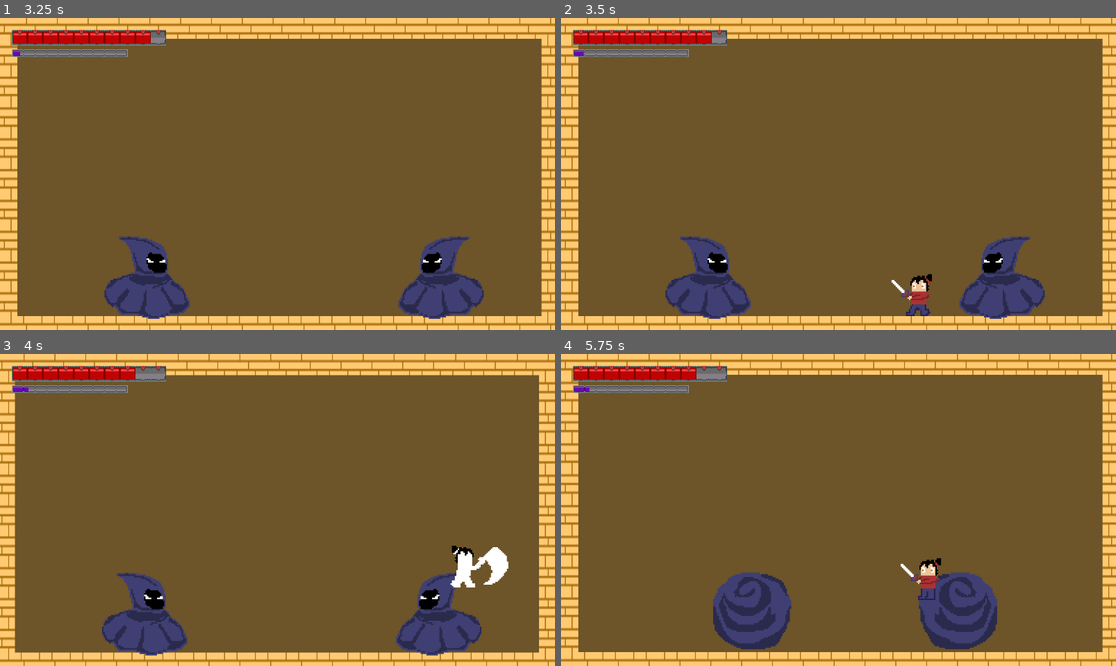
Above: before the commit, frames 1-4 (two rows, left to right).
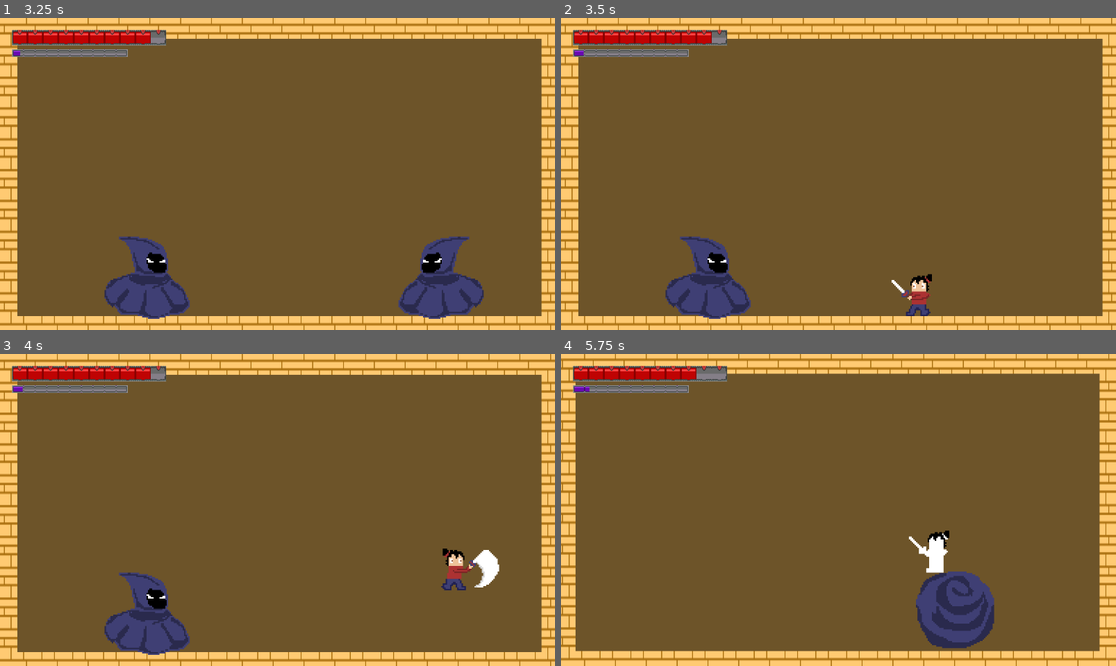
Above: after the commit, the same moments.

Repository: J-Abitria/crimson-jam-26
Game: Godot game, scene res://title_screen.tscn
Two runs of this game, one before a commit and one after it. Both use one fixed random seed, a clock stepped at 60 frames per second and the inputs below.
Inputs (mouse positions are in pixels of both pictures, inside the frame that each line leads up to):
- Up to frame 1 (3.25 s): click (277, 133) at 0.5 s; hold Right (move_right) 1.28-2.78 s; tap X (attack) at 1.35, 2.3, 3.05 s; tap Z (jump) at 1.52, 2.27 s; tap C (activate) at 2.1 s; hold Left (move_left) from 2.78 s (still down); tap Down (aim_down) at 2.85 s
- Up to frame 2 (3.5 s): keep holding Left (move_left)
- Up to frame 3 (4 s): release Left (move_left) at 3.53 s; hold Right (move_right) from 3.53 s (still down); tap Up (aim_up) at 3.6 s; tap Z (jump) at 3.77 s; tap X (attack) at 3.8 s
- Up to frame 4 (5.75 s): tap X (attack) at 4.35, 5.1 s; tap Z (jump) at 4.52, 5.27 s; release Right (move_right) at 5.03 s; hold Left (move_left) from 5.03 s (still down)

Frame 1 is identical in both runs. In frame 2, 2.5% of the frame differs, in the area x 71-88%, y 69-97%; in frame 3, 8.9%; in frame 4, 12%, in the area x 0-100%, y 0-100%.

Commit message:
Added hurt and death effects.

Diff:
--- /dev/null
+++ b/unleash-beast/Assets/Scripts/global_audio.gd
@@ -0,0 +1,23 @@
+extends AudioStreamPlayer
+
+@onready var player = $"../Player"
+@onready var twin_1 = $"../Twin-1"
+@onready var twin_2 = $"../Twin-2"
+@onready var player_death = AudioStreamWAV.load_from_file("res://Assets/Sounds/Player/Player-Death.wav")
+@onready var enemy_death = AudioStreamWAV.load_from_file("res://Assets/Sounds/Twin/Twin-Death.wav")
+
+# Called when the node enters the scene tree for the first time.
+func _ready() -> void:
+	player.died.connect(_on_player_death)
+	twin_1.enemy_died.connect(_on_enemy_death)
+	twin_2.enemy_died.connect(_on_enemy_death)
+
+func _on_player_death():
+	volume_db = -5
+	stream = player_death
+	play()
+	volume_db = 0
+
+func _on_enemy_death():
+	stream = enemy_death
+	play()
--- a/unleash-beast/Assets/Scripts/player.gd
+++ b/unleash-beast/Assets/Scripts/player.gd
@@ -22,6 +22,8 @@
 
 @onready var animation_player = $AnimationPlayer
 @onready var animation_sprite = $AnimatedSprite2D
+@onready var hurt_audio = $HurtAudioPlayer
+@onready var sword_audio = $SwordAudioPlayer
 @onready var camera = $"../Camera2D"
 @onready var collision_shape = $Hurtbox/CollisionShape2D
 @onready var hitbox_pivot = $HitboxPivot
@@ -173,6 +175,8 @@
 	elif attack_direction == AttackDirection.DOWN and not is_on_floor():
 		play_mode_animation("down-attack")
 
+	sword_audio.play()
+
 func take_damage(enemy_position):
 	collision_shape.disabled = true
 	health -= 1
@@ -202,6 +206,8 @@
 		died.emit()
 		await get_tree().create_timer(1).timeout
 		get_tree().change_scene_to_file("res://death_screen.tscn")
+	else:
+		hurt_audio.play()
 
 func play_mode_animation(animation):
 	if not rage_timer.is_stopped():
--- a/unleash-beast/Assets/Scripts/twin.gd
+++ b/unleash-beast/Assets/Scripts/twin.gd
@@ -124,7 +124,6 @@
 
 func enemy_take_damage(amount):
 	flash_white()
-	audio_player.play()
 	health -= amount
 	check_enemy_death()
 
@@ -132,3 +131,5 @@
 	if health <= 0:
 		enemy_died.emit()
 		queue_free()
+	else:
+		audio_player.play()
--- a/unleash-beast/battleground.tscn
+++ b/unleash-beast/battleground.tscn
@@ -9,6 +9,7 @@
 [ext_resource type="PackedScene" uid="uid://ckr7tiefkmgeh" path="res://meters.tscn" id="7_q0b7o"]
 [ext_resource type="Script" uid="uid://ckcmoddi46y8c" path="res://Assets/Scripts/fade_out_player.gd" id="7_w7n3p"]
 [ext_resource type="Script" uid="uid://bo8nntck2fwst" path="res://Assets/Scripts/enemy_manager.gd" id="9_tqegg"]
+[ext_resource type="Script" uid="uid://uueijnbqbhk5" path="res://Assets/Scripts/global_audio.gd" id="10_e84sg"]
 
 [sub_resource type="TileSetScenesCollectionSource" id="TileSetScenesCollectionSource_t5hr7"]
 resource_name = "Background"
@@ -82,6 +83,7 @@
 [node name="Twin-2" parent="." unique_id=290380116 instance=ExtResource("4_t5hr7")]
 position = Vector2(921, 521)
 script = ExtResource("4_pmmbh")
+health = 10
 
 [node name="Player" parent="." unique_id=889811035 instance=ExtResource("3_ildd2")]
 position = Vector2(614, 535)
@@ -108,3 +110,6 @@
 
 [node name="EnemyManager" type="Node2D" parent="." unique_id=1216426428]
 script = ExtResource("9_tqegg")
+
+[node name="GlobalAudio" type="AudioStreamPlayer" parent="." unique_id=209965308]
+script = ExtResource("10_e84sg")
--- a/unleash-beast/player.tscn
+++ b/unleash-beast/player.tscn
@@ -47,6 +47,14 @@
 [ext_resource type="Texture2D" uid="uid://dthwf0t8a8q07" path="res://Assets/Animations/Oni-Walk/Oni-Walk2.png" id="31_xry5e"]
 [ext_resource type="Texture2D" uid="uid://owsmtilor0lu" path="res://Assets/Animations/Oni-Walk/Oni-Walk3.png" id="32_h6w8y"]
 [ext_resource type="Texture2D" uid="uid://dsc417jf1f6g0" path="res://Assets/Animations/Oni-Walk/Oni-Walk4.png" id="33_yem3p"]
+[ext_resource type="AudioStream" uid="uid://b5sdengqel2fj" path="res://Assets/Sounds/Player/SwordSwing.wav" id="48_oybyf"]
+[ext_resource type="AudioStream" uid="uid://ci72ibs77vvlo" path="res://Assets/Sounds/Player/SwordSwing1.wav" id="49_ajfva"]
+[ext_resource type="AudioStream" uid="uid://ds47gsdtptyio" path="res://Assets/Sounds/Player/SwordSwing2.wav" id="50_5ef02"]
+[ext_resource type="AudioStream" uid="uid://duafic7qlovlf" path="res://Assets/Sounds/Player/SwordSwing3.wav" id="51_pfmca"]
+[ext_resource type="AudioStream" uid="uid://ckdisdo2u5xbw" path="res://Assets/Sounds/Player/Hit2.wav" id="52_76oay"]
+[ext_resource type="AudioStream" uid="uid://b12odmk4rqrhu" path="res://Assets/Sounds/Player/Hit3.wav" id="53_b4uyv"]
+[ext_resource type="AudioStream" uid="uid://c7d2m7wdejy8y" path="res://Assets/Sounds/Player/Hit4.wav" id="54_tw8ou"]
+[ext_resource type="AudioStream" uid="uid://wipplqbtclvg" path="res://Assets/Sounds/Player/Hit5.wav" id="55_ygbnx"]
 
 [sub_resource type="SpriteFrames" id="SpriteFrames_yf5fn"]
 animations = [{
@@ -1124,6 +1132,20 @@
 
 [sub_resource type="CircleShape2D" id="CircleShape2D_57qmd"]
 
+[sub_resource type="AudioStreamRandomizer" id="AudioStreamRandomizer_g4v7s"]
+streams_count = 4
+stream_0/stream = ExtResource("48_oybyf")
+stream_1/stream = ExtResource("49_ajfva")
+stream_2/stream = ExtResource("50_5ef02")
+stream_3/stream = ExtResource("51_pfmca")
+
+[sub_resource type="AudioStreamRandomizer" id="AudioStreamRandomizer_yf5fn"]
+streams_count = 4
+stream_0/stream = ExtResource("52_76oay")
+stream_1/stream = ExtResource("53_b4uyv")
+stream_2/stream = ExtResource("54_tw8ou")
+stream_3/stream = ExtResource("55_ygbnx")
+
 [node name="Player" type="CharacterBody2D" unique_id=889811035]
 scale = Vector2(3, 3)
 collision_layer = 2
@@ -1234,3 +1256,9 @@
 position = Vector2(-7, 3.333)
 scale = Vector2(0.414, 0.853)
 shape = SubResource("CapsuleShape2D_g4v7s")
+
+[node name="SwordAudioPlayer" type="AudioStreamPlayer2D" parent="." unique_id=1655275804]
+stream = SubResource("AudioStreamRandomizer_g4v7s")
+
+[node name="HurtAudioPlayer" type="AudioStreamPlayer2D" parent="." unique_id=1022518647]
+stream = SubResource("AudioStreamRandomizer_yf5fn")
Not shown, added: unleash-beast/Assets/Scripts/global_audio.gd.uid
Not shown, added: unleash-beast/Assets/Sounds/Player/Hit2.wav.import
Not shown, added: unleash-beast/Assets/Sounds/Player/Hit3.wav.import
Not shown, added: unleash-beast/Assets/Sounds/Player/Hit4.wav.import
Not shown, added: unleash-beast/Assets/Sounds/Player/Hit5.wav.import
Not shown, added: unleash-beast/Assets/Sounds/Player/Player-Death.wav.import
Not shown, added: unleash-beast/Assets/Sounds/Twin/Twin-Death.wav.import
Not shown, added: unleash-beast/Assets/Sounds/Player/Hit2.wav
Not shown, added: unleash-beast/Assets/Sounds/Player/Hit3.wav
Not shown, added: unleash-beast/Assets/Sounds/Player/Hit4.wav
Not shown, added: unleash-beast/Assets/Sounds/Player/Hit5.wav
Not shown, added: unleash-beast/Assets/Sounds/Player/Player-Death.wav
(and 1 more such lines)
